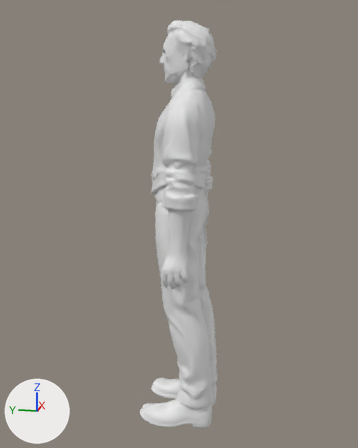
Before and after pictures for a commit that changed the glTF model assets/people/doctor_s2_talking.glb.
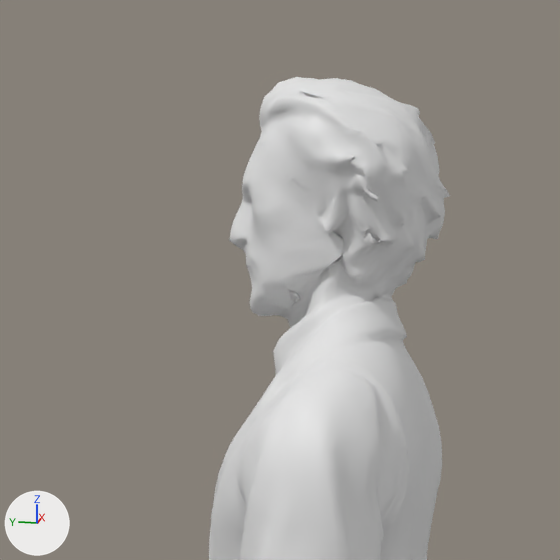
Each version appears first whole from a 50 mm camera at (-2.113, -0.378, 1.459) aimed at (0.009, 0.046, 0.928), and next in a close-up on the part from 28% to 69% of the width and 0% to 33% of the height. The lights are fixed; the arrows at lower left show +X, +Y and +Z. The first two pictures are the older version.

In view in the first close-up: 'body_head', 'body_skin'.
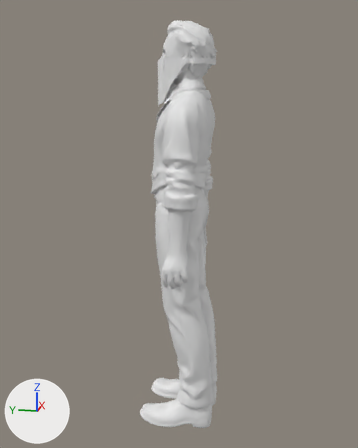
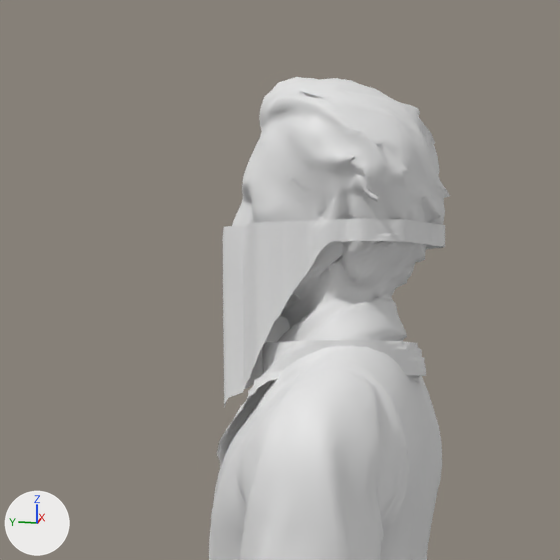
What differs and where, as boxes [x1, y1, x2, y2] in the close-ups (560 x 560 px):
'cloth_bandana_mask', added: after [222, 218, 445, 407]
'cloth_bandana', added: after [217, 340, 426, 468]

Patch to the scene script:
```diff
--- a/assets/people/doctor_s2_talking.glb.py
+++ b/assets/people/doctor_s2_talking.glb.py
@@ me_cloth_bandana @@
+me_cloth_bandana.from_pydata(...)  # 1536 vertices, 2880 faces; spans x -0.102..0.094, y -0.09..0.139, z 1.363..1.508
@@ me_cloth_bandana_mask @@
+me_cloth_bandana_mask.from_pydata(...)  # 1536 vertices, 2880 faces; spans x -0.089..0.087, y -0.107..0.134, z 1.438..1.629
@@ ob_cloth_bandana @@
+ob_cloth_bandana = bpy.data.objects.new('cloth_bandana', me_cloth_bandana)
+ob_cloth_bandana.location = (0.0, 0.0, 0.0)
@@ ob_cloth_bandana_mask @@
+ob_cloth_bandana_mask = bpy.data.objects.new('cloth_bandana_mask', me_cloth_bandana_mask)
+ob_cloth_bandana_mask.location = (0.0, 0.0, 0.0)
```
